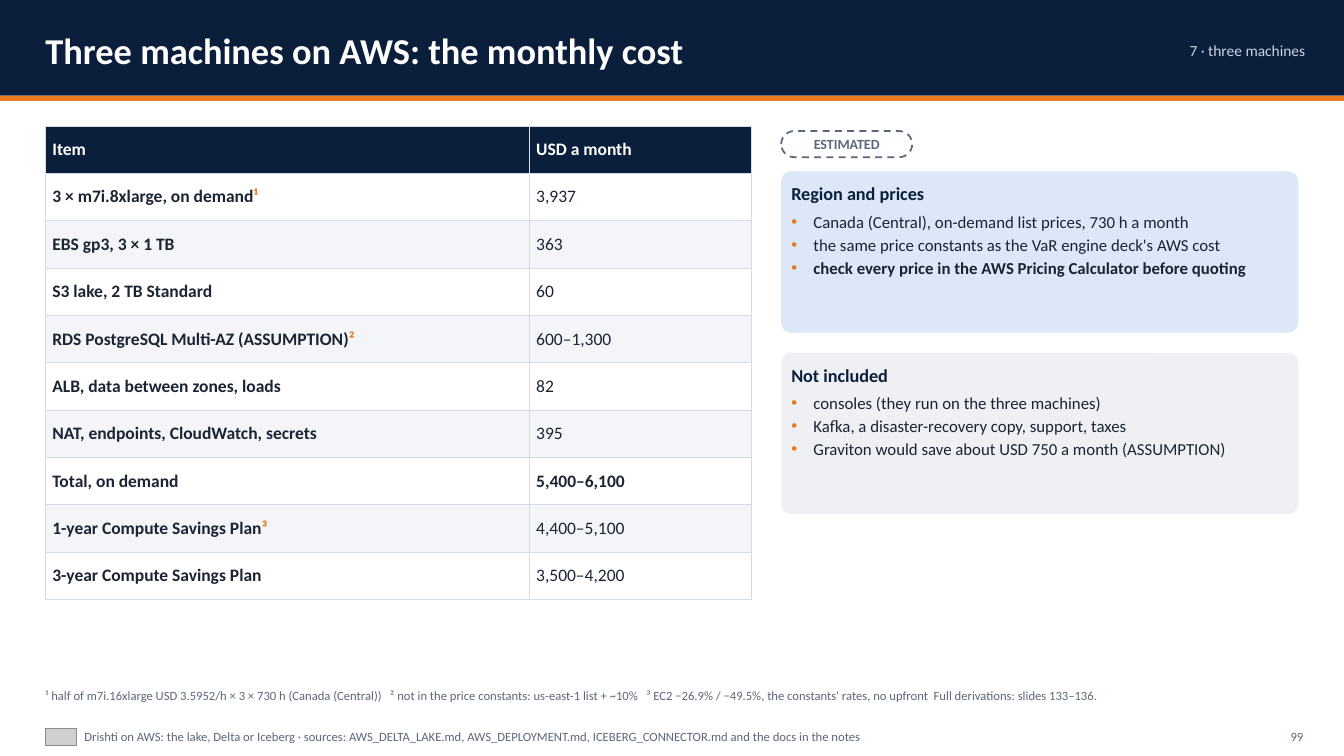
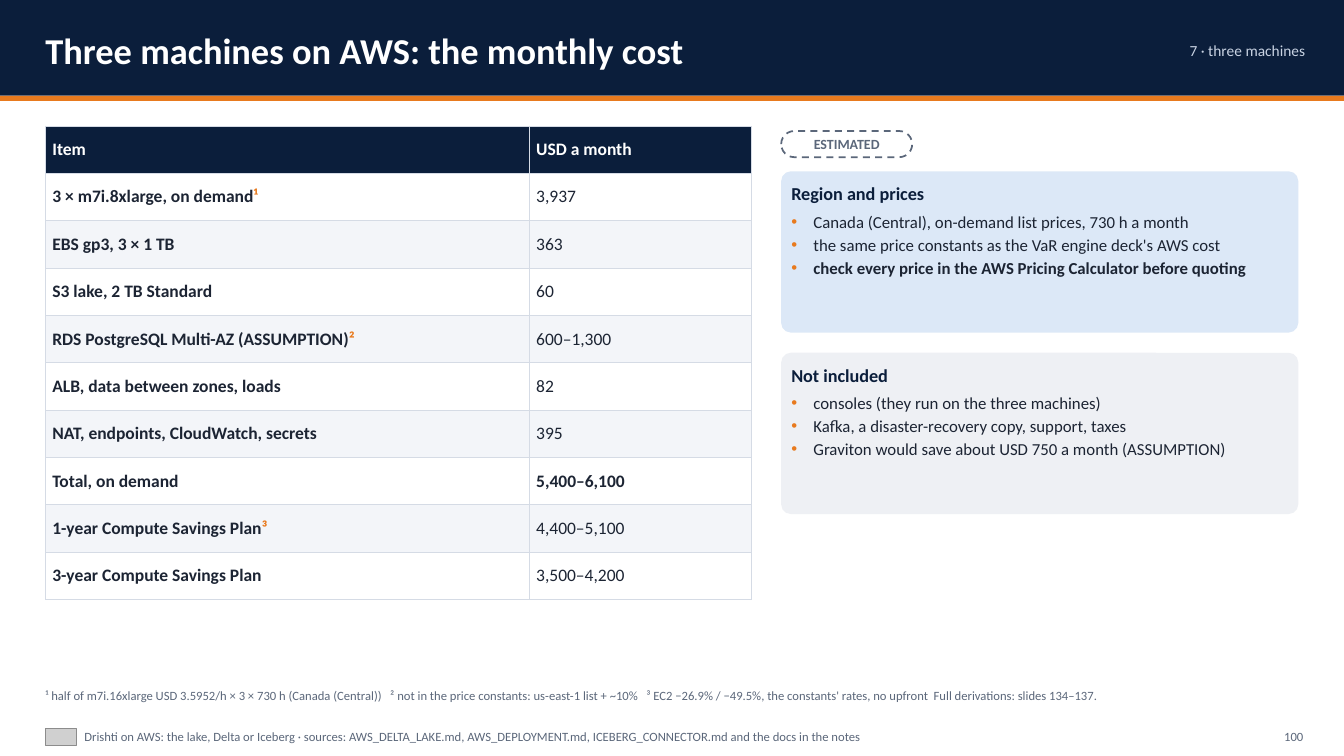
Before and after one commit to ajsinha/drishti, a slide deck: slide 100 of docs/publications/Drishti-on-AWS.pptx (slide 99 before the commit). Drawn at 1344x756 pixels with LibreOffice and Linux fonts; fonts in the diff are those of the drawing; grey boxes stand for pictures. Boxes give left, top, right and bottom in pixels: in the first picture for what was removed or moved away, otherwise in the second. Text is boxed around its words. In the diff, an @@ line names an element or a change of style, - is before the commit and + after.

```diff
--- a/docs/publications/Drishti-on-AWS.pptx
+++ b/docs/publications/Drishti-on-AWS.pptx
@@ text at (45,690,1097,702): text changed @@
-¹ half of m7i.16xlarge USD 3.5952/h × 3 × 730 h (Canada (Central)) ² not in the price constants: us-east-1 list + ~10% ³ EC2 −26.9% / −49.5%, the constants' rates, no upfront Full derivations: slides 133–136.
+¹ half of m7i.16xlarge USD 3.5952/h × 3 × 730 h (Canada (Central)) ² not in the price constants: us-east-1 list + ~10% ³ EC2 −26.9% / −49.5%, the constants' rates, no upfront Full derivations: slides 134–137.
@@ text at (1284,733,1303,741): text changed @@
-99
+100
```
Also in this commit, not shown: 76 other slides changed, 1 slide added, 5 other files.
